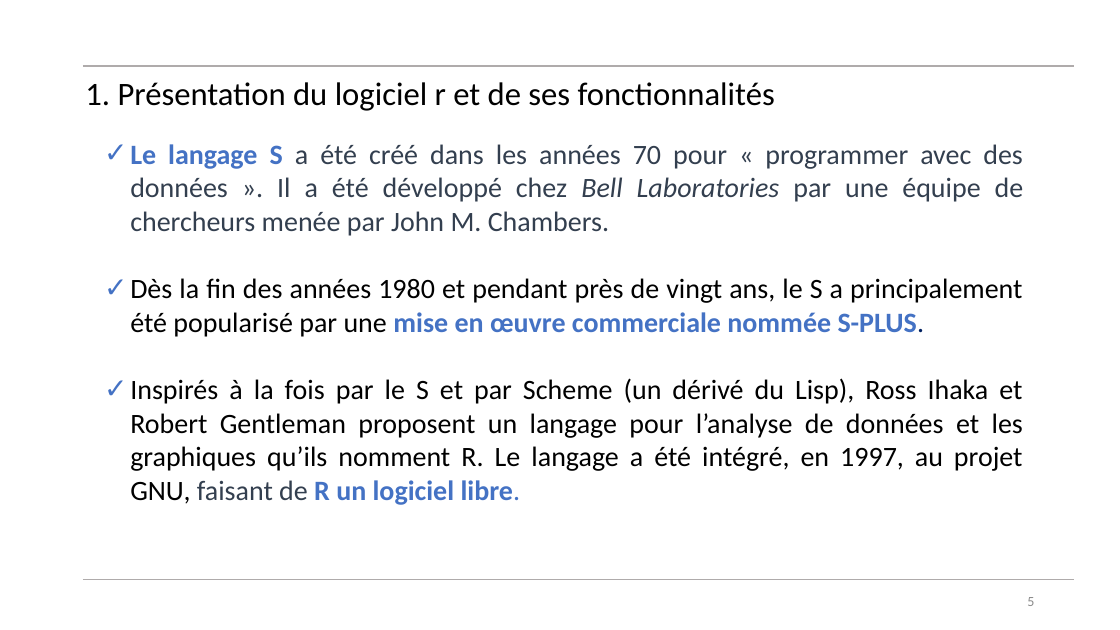
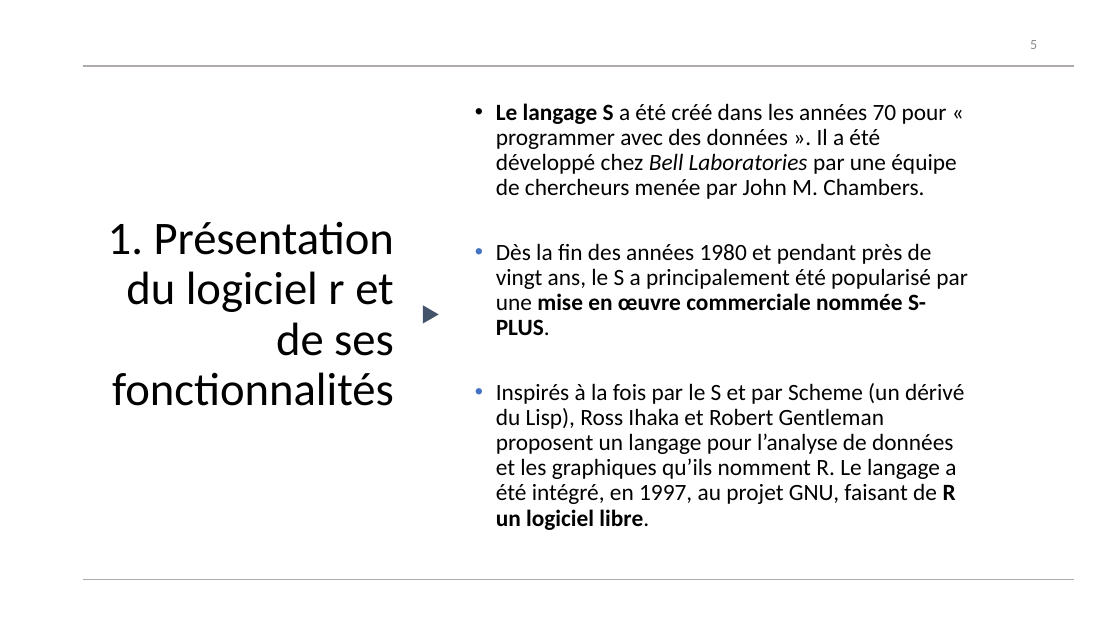
Before and after one commit to Arkantick/Enseignement_EPSI_LangageR, a slide deck: slide 5 of EPSI/Environnement_R_Cours.pptx. Drawn at 1120x630 pixels with LibreOffice and Linux fonts; fonts in the diff are those of the drawing. Boxes give left, top, right and bottom in pixels: in the first picture for what was removed or moved away, otherwise in the second. Text is boxed around its words. In the diff, an @@ line names an element or a change of style, - is before the commit and + after.

```diff
--- a/EPSI/Environnement_R_Cours.pptx
+++ b/EPSI/Environnement_R_Cours.pptx
@@ page number: place and size @@
-page number at <box>1027,597,1034,606</box>
+page number at <box>1030,40,1037,49</box>
@@ page number at <box>1030,40,1037,49</box>: more space between paragraphs @@
@@ text "Le langage S a été ...": place and size @@
-text "Le langage S a été ..." at <box>130,144,1024,505</box>
+text "Le langage S a été ..." at <box>496,103,968,530</box>
@@ text "Le langage S a été ..." at <box>496,103,968,530</box>: size 24 to 20 pt; text colour #4472C4 to #000000 in "Le langage S", "mise en œuvre commerciale nommée S-PLUS.", "R un logiciel libre."; text colour #333F50 to #000000 in "a été créé dans les années 70 ...", "faisant de"; text colour #002060 to #000000 in "S-PLUS."; alignment justified to left; bullet ✓ to •; line spacing 1 to 0.9; more space between paragraphs; vertical alignment top to middle @@
@@ title "1. Présentation du logiciel r ...": place and size @@
-title "1. Présentation du logiciel r ..." at <box>85,82,775,111</box>
+title "1. Présentation du logiciel r ..." at <box>108,221,394,406</box>
@@ title "1. Présentation du logiciel r ..." at <box>108,221,394,406</box>: size 28 to 40 pt; alignment left to right @@
@@ triangle added at <box>423,305,439,324</box>, fill #44546A @@
```
Also in this commit, not shown: 17 other slides changed, 26 slides added, 2 slides removed.
